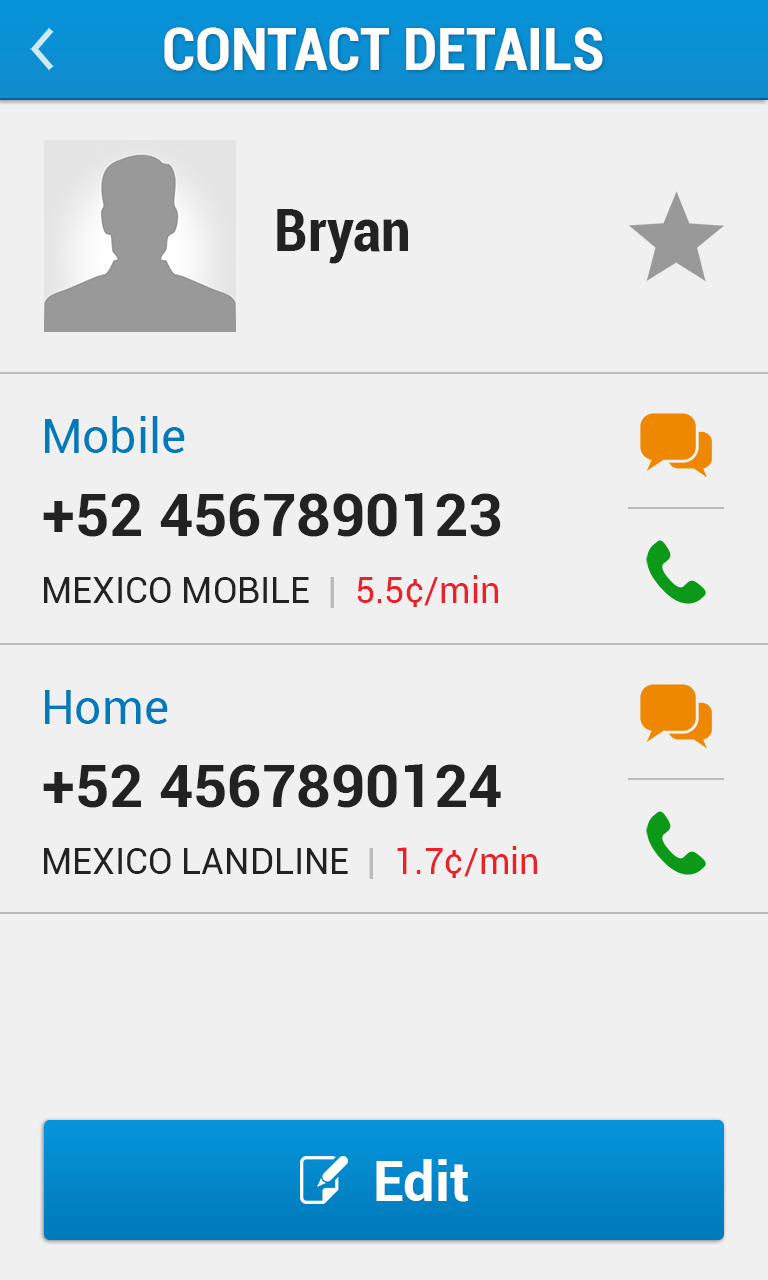
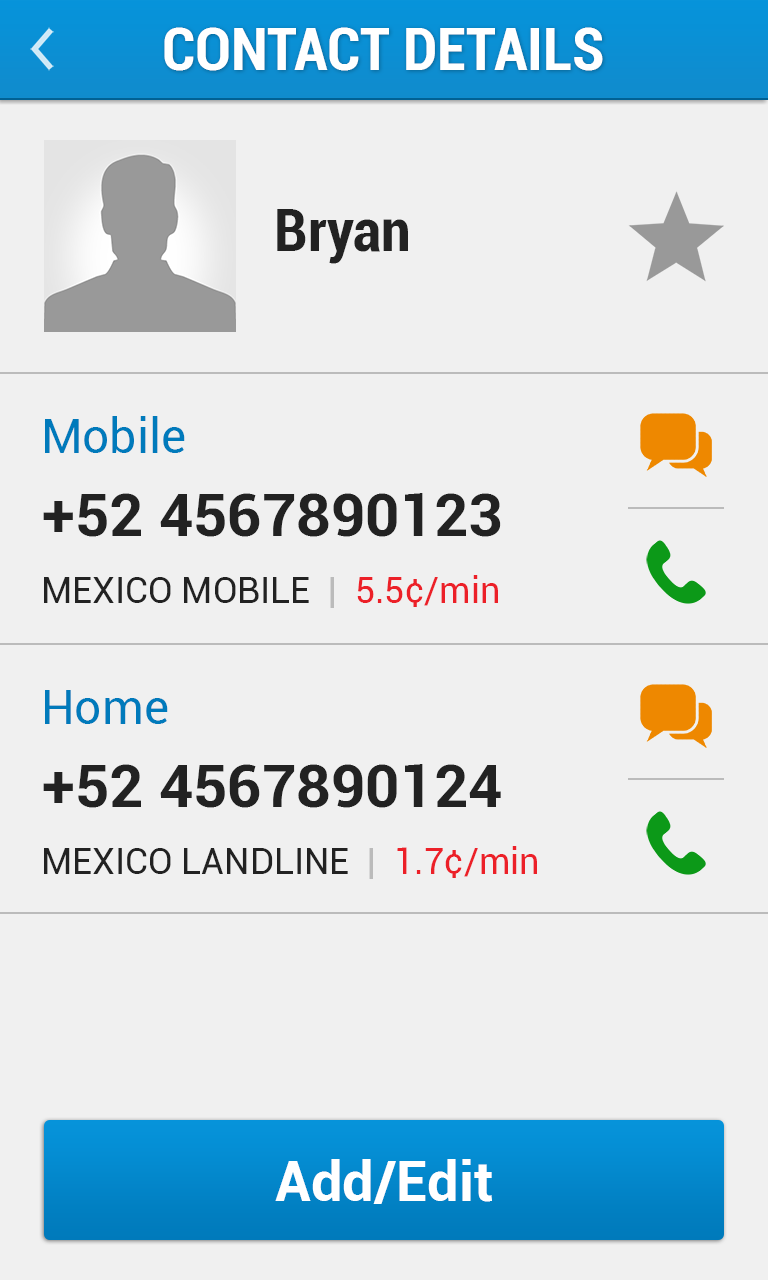
Layer changes from the first (768, 1280) image to the second:
removed group "text" (2 layers) from group "edit" over [300, 1156, 468, 1204]
removed layer "icon" from group "text" over [300, 1156, 348, 1204]
renamed "Edit" to "Add/Edit", moved it into group "edit", painted on it over [275, 1159, 492, 1204]
